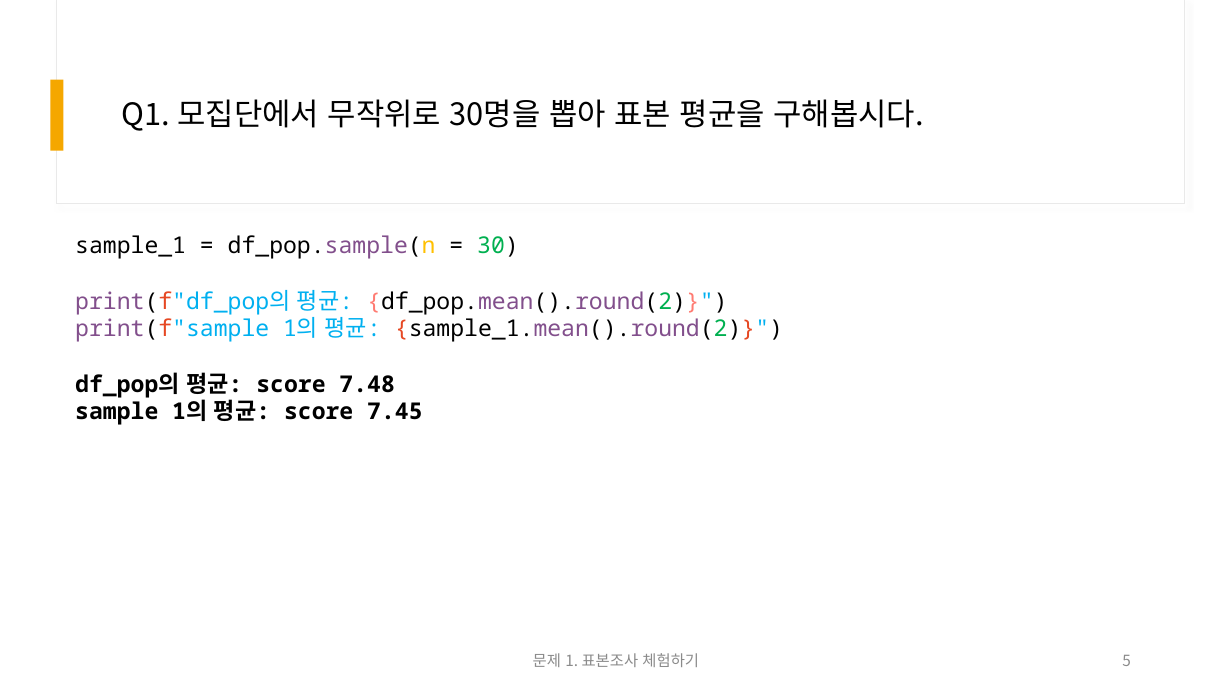
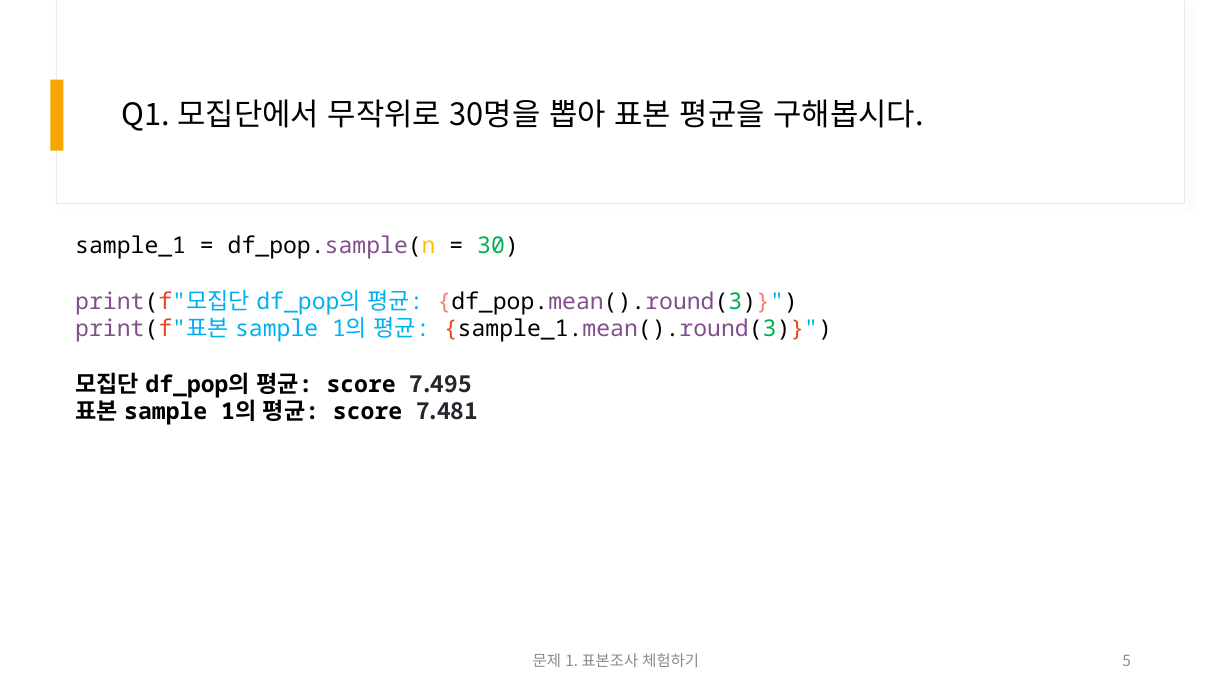
Before and after one commit to Sicheol-Pyo/ai-data-bootcamp, a slide deck: slide 5 of D013/D013_문제 1_발표자료(C2).pptx. Drawn at 1232x693 pixels with LibreOffice and Linux fonts; fonts in the diff are those of the drawing. Boxes give left, top, right and bottom in pixels: in the first picture for what was removed or moved away, otherwise in the second. Text is boxed around its words. In the diff, an @@ line names an element or a change of style, - is before the commit and + after.

```diff
--- a/D013/D013_문제 1_발표자료(C2).pptx
+++ b/D013/D013_문제 1_발표자료(C2).pptx
@@ text at (75, 290, 832, 425): text changed @@
-print(f"df_pop의 평균: {df_pop.mean().round(2)}")
-print(f"sample 1의 평균: {sample_1.mean().round(2)}")
-df_pop의 평균: score 7.48
-sample 1의 평균: score 7.45
+print(f"모집단 df_pop의 평균: {df_pop.mean().round(3)}")
+print(f"표본 sample 1의 평균: {sample_1.mean().round(3)}")
+모집단 df_pop의 평균: score 7.495
+표본 sample 1의 평균: score 7.481
```
Also in this commit, not shown: 5 other slides changed.
